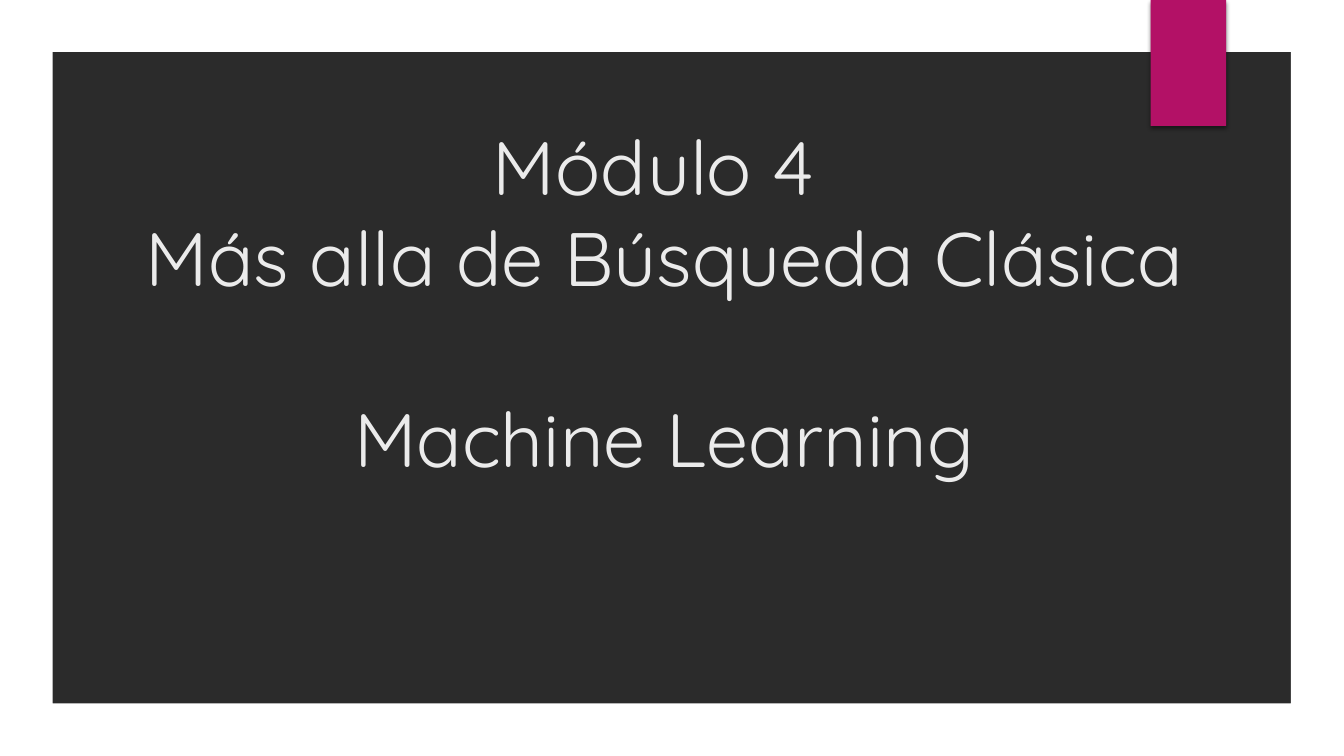
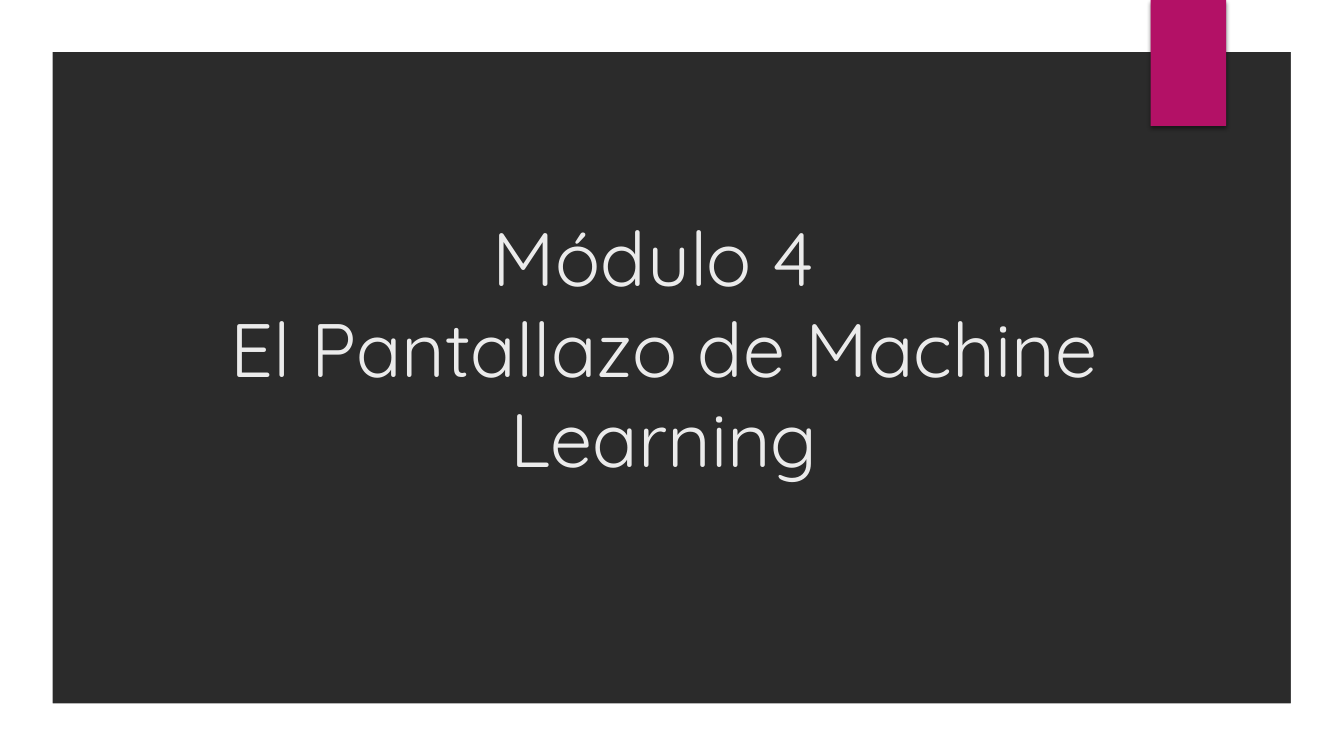
Before and after one commit to ulatinaedupa/ArtificialIntelligence, a slide deck: slide 4 of Presentacion/Moodle Chapters.pptx. Drawn at 1344x756 pixels with LibreOffice and Linux fonts; fonts in the diff are those of the drawing; background and template pictures are left out; a plain dark background stands for a picture behind light text. Boxes give left, top, right and bottom in pixels: in the first picture for what was removed or moved away, otherwise in the second. Text is boxed around its words. In the diff, an @@ line names an element or a change of style, - is before the commit and + after.

```diff
--- a/Presentacion/Moodle Chapters.pptx
+++ b/Presentacion/Moodle Chapters.pptx
@@ title at box(230, 230, 1098, 482): text changed @@
-Módulo 4
-Más alla de Búsqueda Clásica
-Machine Learning
+Módulo 4
+El Pantallazo de Machine Learning
```
Also in this commit, not shown: 1 other file.
